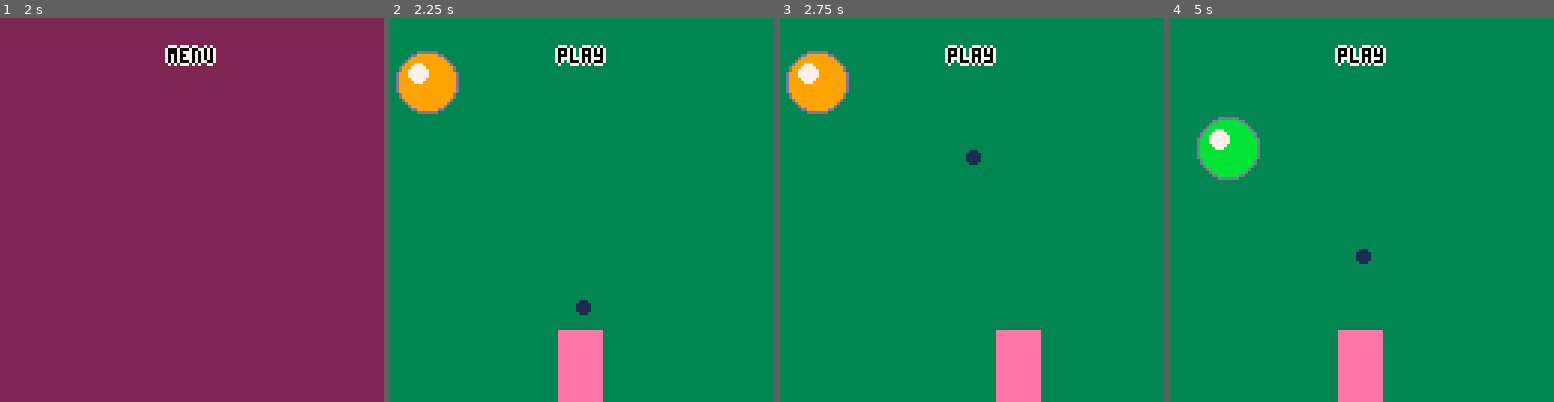
Above: before the commit, frames 1-4 (left to right).
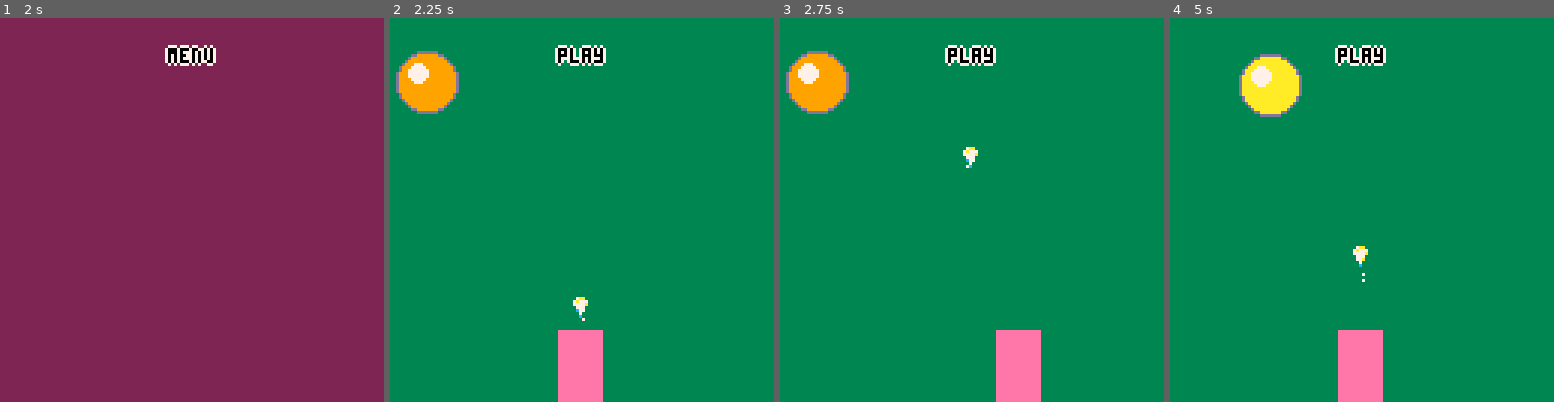
Above: after the commit, the same moments.

Repository: escargames/Anthrax
Game: PICO-8 cartridge Anthrax.p8
Two runs of this game, one before a commit and one after it. Both use one fixed random seed, a clock stepped at 60 frames per second and the inputs below.
Inputs:
- Up to frame 1 (2 s): hold Right from 1.6 s (still down)
- Up to frame 2 (2.25 s): release Right at 2.1 s; hold Up from 2.15 s (still down)
- Up to frame 3 (2.75 s): release Up at 2.42 s; hold Right from 2.47 s (still down)
- Up to frame 4 (5 s): release Right at 3.03 s; hold Left 3.08-3.58 s; hold Down 3.63-3.97 s; hold Right 4.02-4.68 s; hold Up from 4.73 s (still down)

Frame 1 is identical in both runs. In frame 2, 0.2% of the frame differs, in the area x 47-53%, y 72-79%; in frame 3, 0.2%; in frame 4, 4.4%, in the area x 7-53%, y 9-69%.

Commit message:
Collisions between shots & balls.

Diff:
--- a/Anthrax.p8
+++ b/Anthrax.p8
@@ -125,7 +125,6 @@
         x=crnd(10, 118),
         y=crnd(16, 48),
         c=crnd(9,13),
-        l=6,
         r=10,
         vx=20,
         vy=crnd(-20, 20)
@@ -135,16 +134,6 @@
 
 function update_balls()
     foreach(ball_list, function(b)
-        b.l -= 1/30
-        if b.l < 0 then
-            if b.r < 5 then
-                del(ball_list, b)
-                return
-            end
-            b.l = 5
-            b.r *= 5/8
-            add(ball_list, { x=b.x, y=b.y, c=b.c, l=b.l, r=b.r, vx=-b.vx, vy=b.vy })
-        end
         b.vy += 5
         b.x += b.vx / 30
         b.y += b.vy / 30
@@ -179,13 +168,30 @@
 end
 
 function update_shots()
-    foreach(shot_list, function(b)
-        if b.y < -50 then
-            del(shot_list, b)
+    foreach(shot_list, function(s)
+        s.x += s.vx / 30
+        s.y += s.vy / 30
+        if s.y < -50 then
+            del(shot_list, s)
             return
         end
-        b.x += b.vx / 30
-        b.y += b.vy / 30
+        for i = 1,#ball_list do
+            local b=ball_list[i]
+            local dx, dy = s.x - b.x, s.y - b.y
+            if dx*dx + dy*dy < b.r*b.r + 2*2 then
+                -- destroy ball or split ball
+                if b.r < 5 then
+                    del(ball_list, b)
+                else
+                    b.r *= 5/8
+                    b.vy = - abs(b.vy)
+                    add(ball_list, { x=b.x, y=b.y, c=b.c, r=b.r, vx=-b.vx, vy=b.vy })
+                end
+                -- destroy shot
+                del(shot_list, s)
+                break
+            end
+        end
     end)
 end
 
@@ -202,7 +208,12 @@
     end)
     spr(player.sp, player.x, player.y, 2, 3)
     foreach(shot_list, function(b)
-        circfill(b.x, b.y, 2, 1)
+        spr(16, b.x-4, b.y-4)
+        pset(b.x+crnd(-2,1), b.y+rnd(8), 7)
+        pset(b.x+crnd(-2,1), b.y+rnd(8), 7)
+        pset(b.x+crnd(-2,1), b.y+rnd(8), 7)
+        pset(b.x+crnd(-2,1), b.y+rnd(8), 7)
+        --circfill(b.x, b.y, 2, 1)
         --circ(b.x, b.y, b.r, 13)
         --circfill(b.x - b.r * 0.3, b.y - b.r * 0.3, b.r * 0.35, 7)
     end)
@@ -218,22 +229,22 @@
 00000000eeeeeeeeeeeeeee000000000000000000000000000000000000000000000000000000000000000000000000000000000000000000000000000000000
 00000000eeeeeeeeeeeeeee000000000000000000000000000000000000000000000000000000000000000000000000000000000000000000000000000000000
 00000000eeeeeeeeeeeeeee000000000000000000000000000000000000000000000000000000000000000000000000000000000000000000000000000000000
-00000000eeeeeeeeeeeeeee000000000000000000000000000000000000000000000000000000000000000000000000000000000000000000000000000000000
-00000000eeeeeeeeeeeeeee000000000000000000000000000000000000000000000000000000000000000000000000000000000000000000000000000000000
-00000000eeeeeeeeeeeeeee000000000000000000000000000000000000000000000000000000000000000000000000000000000000000000000000000000000
-00000000eeeeeeeeeeeeeee000000000000000000000000000000000000000000000000000000000000000000000000000000000000000000000000000000000
-00000000eeeeeeeeeeeeeee000000000000000000000000000000000000000000000000000000000000000000000000000000000000000000000000000000000
-00000000eeeeeeeeeeeeeee000000000000000000000000000000000000000000000000000000000000000000000000000000000000000000000000000000000
-00000000eeeeeeeeeeeeeee000000000000000000000000000000000000000000000000000000000000000000000000000000000000000000000000000000000
-00000000eeeeeeeeeeeeeee000000000000000000000000000000000000000000000000000000000000000000000000000000000000000000000000000000000
-00000000eeeeeeeeeeeeeee000000000000000000000000000000000000000000000000000000000000000000000000000000000000000000000000000000000
-00000000eeeeeeeeeeeeeee000000000000000000000000000000000000000000000000000000000000000000000000000000000000000000000000000000000
-00000000eeeeeeeeeeeeeee000000000000000000000000000000000000000000000000000000000000000000000000000000000000000000000000000000000
-00000000eeeeeeeeeeeeeee000000000000000000000000000000000000000000000000000000000000000000000000000000000000000000000000000000000
-00000000eeeeeeeeeeeeeee000000000000000000000000000000000000000000000000000000000000000000000000000000000000000000000000000000000
-00000000eeeeeeeeeeeeeee000000000000000000000000000000000000000000000000000000000000000000000000000000000000000000000000000000000
-00000000eeeeeeeeeeeeeee000000000000000000000000000000000000000000000000000000000000000000000000000000000000000000000000000000000
-…(4 lines of a section not shown)…
+007aa000eeeeeeeeeeeeeee000000000000000000000000000000000000000000000000000000000000000000000000000000000000000000000000000000000
+07a77700eeeeeeeeeeeeeee000000000000000000000000000000000000000000000000000000000000000000000000000000000000000000000000000000000
+07777a00eeeeeeeeeeeeeee000000000000000000000000000000000000000000000000000000000000000000000000000000000000000000000000000000000
+00777000eeeeeeeeeeeeeee000000000000000000000000000000000000000000000000000000000000000000000000000000000000000000000000000000000
+00c7a000eeeeeeeeeeeeeee000000000000000000000000000000000000000000000000000000000000000000000000000000000000000000000000000000000
+00070000eeeeeeeeeeeeeee000000000000000000000000000000000000000000000000000000000000000000000000000000000000000000000000000000000
+000c0000eeeeeeeeeeeeeee000000000000000000000000000000000000000000000000000000000000000000000000000000000000000000000000000000000
+00000000eeeeeeeeeeeeeee000000000000000000000000000000000000000000000000000000000000000000000000000000000000000000000000000000000
+00000000eeeeeeeeeeeeeee000000000000000000000000000000000000000000000000000000000000000000000000000000000000000000000000000000000
+00000000eeeeeeeeeeeeeee000000000000000000000000000000000000000000000000000000000000000000000000000000000000000000000000000000000
+00000000eeeeeeeeeeeeeee000000000000000000000000000000000000000000000000000000000000000000000000000000000000000000000000000000000
+00000000eeeeeeeeeeeeeee000000000000000000000000000000000000000000000000000000000000000000000000000000000000000000000000000000000
+00000000eeeeeeeeeeeeeee000000000000000000000000000000000000000000000000000000000000000000000000000000000000000000000000000000000
+00000000eeeeeeeeeeeeeee000000000000000000000000000000000000000000000000000000000000000000000000000000000000000000000000000000000
+00000000eeeeeeeeeeeeeee000000000000000000000000000000000000000000000000000000000000000000000000000000000000000000000000000000000
+…(4 lines of a section not shown)…
